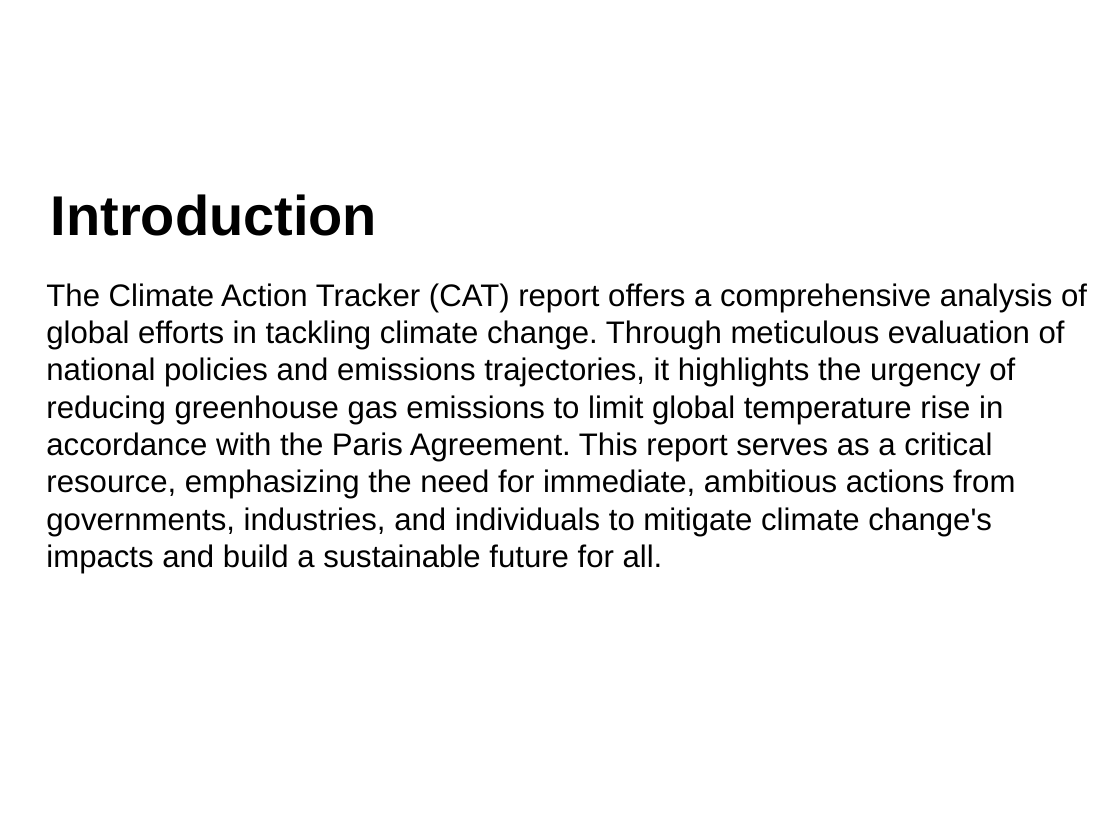
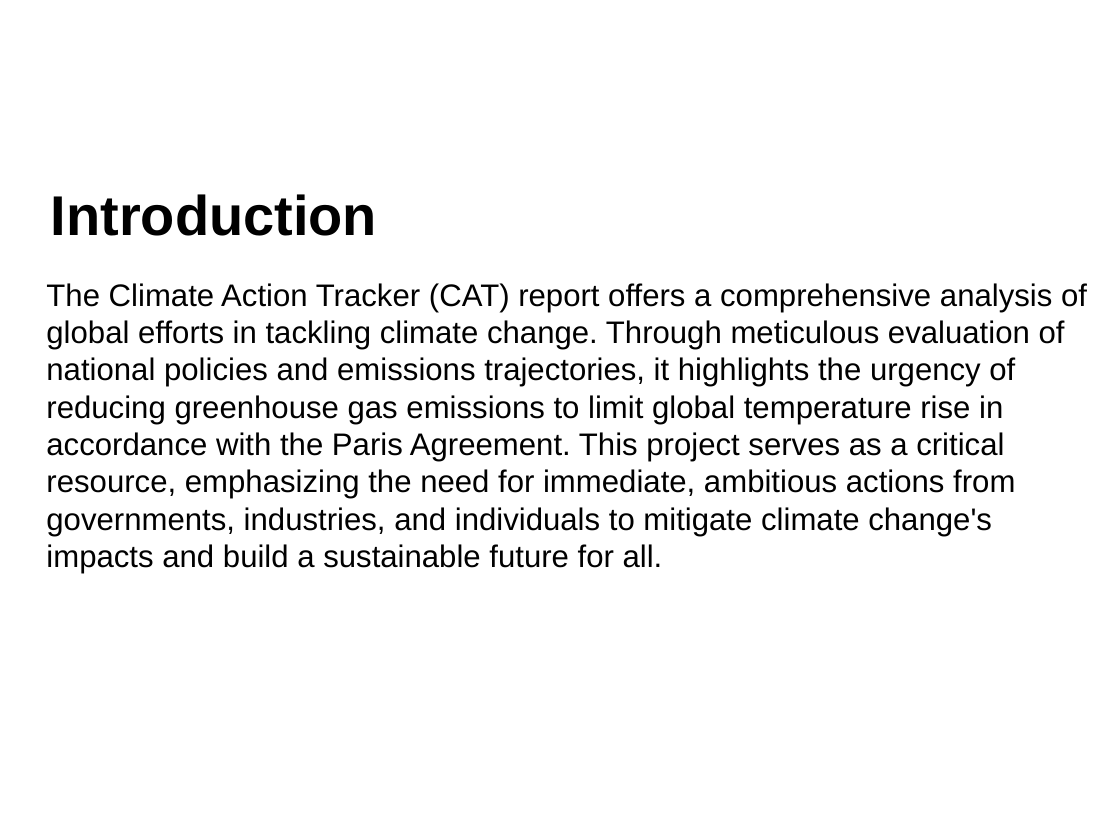
Before and after one commit to ahsansajidkhan/group15project, a slide deck: slide 3 of Canadian Climate Action Tracker_Ahsan_Ajmery_Nafisa_Li_Liu.pptx. Drawn at 1120x840 pixels with LibreOffice and Linux fonts; fonts in the diff are those of the drawing; background and template pictures are left out. Boxes give left, top, right and bottom in pixels: in the first picture for what was removed or moved away, otherwise in the second. Text is boxed around its words. In the diff, an @@ line names an element or a change of style, - is before the commit and + after.

Commit message:
Final Presentation

```diff
--- a/Canadian Climate Action Tracker_Ahsan_Ajmery_Nafisa_Li_Liu.pptx
+++ b/Canadian Climate Action Tracker_Ahsan_Ajmery_Nafisa_Li_Liu.pptx
@@ text at (46,283,1087,573): text changed @@
-The Climate Action Tracker (CAT) report offers a comprehensive analysis of global efforts in tackling climate change. Through meticulous evaluation of national policies and emissions trajectories, it highlights the urgency of reducing greenhouse gas emissions to limit global temperature rise in accordance with the Paris Agreement. This report serves as a critical resource, emphasizing the need for immediate, ambitious actions from governments, industries, and individuals to mitigate climate change's impacts and build a sustainable future for all.
+The Climate Action Tracker (CAT) report offers a comprehensive analysis of global efforts in tackling climate change. Through meticulous evaluation of national policies and emissions trajectories, it highlights the urgency of reducing greenhouse gas emissions to limit global temperature rise in accordance with the Paris Agreement. This project serves as a critical resource, emphasizing the need for immediate, ambitious actions from governments, industries, and individuals to mitigate climate change's impacts and build a sustainable future for all.
```
Also in this commit, not shown: 5 other slides changed, 1 slide removed.
